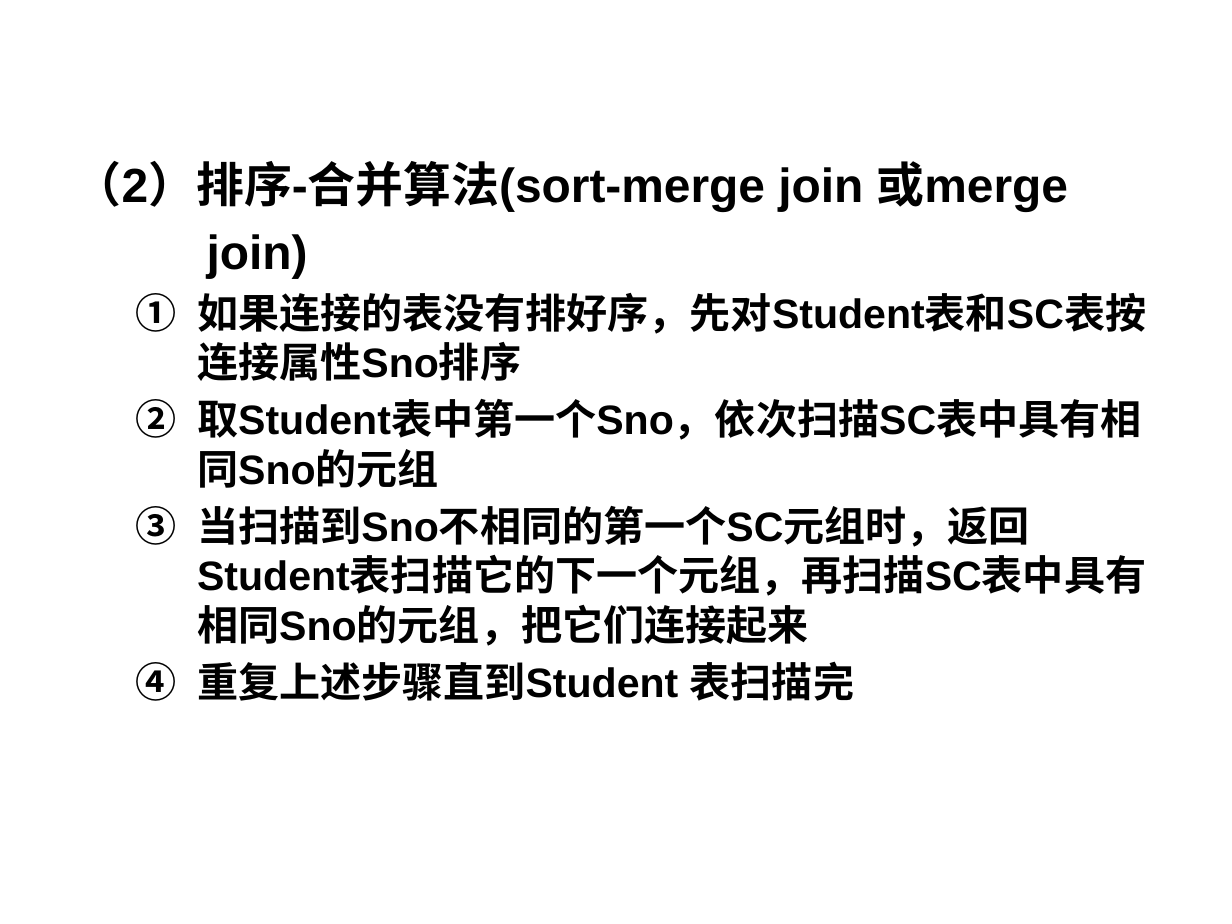
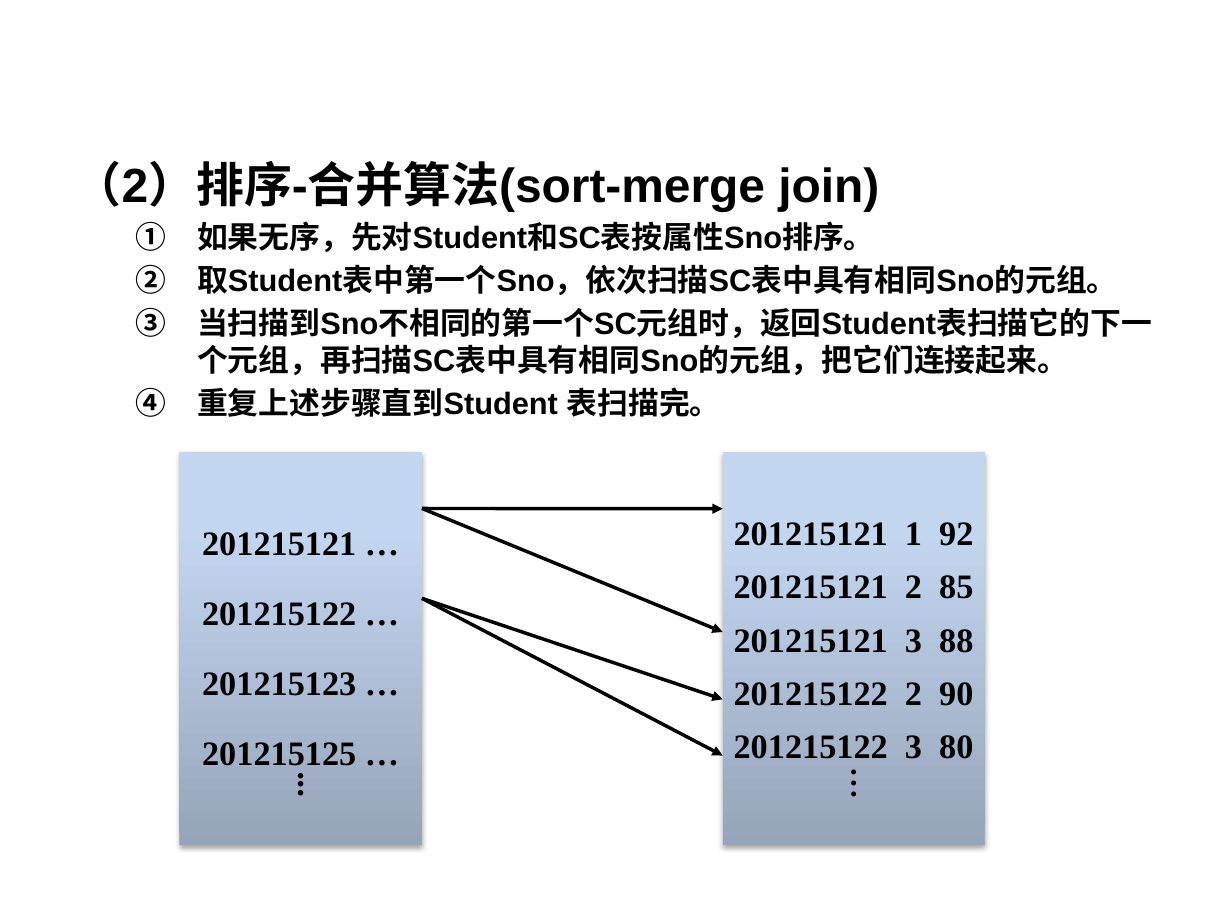
Before and after one commit to HBU/DataBase, a slide deck: slide 15 of PPT/PPT2020/DB第09章.pptx. Drawn at 1232x924 pixels with LibreOffice and Linux fonts; fonts in the diff are those of the drawing; background and template pictures are left out. Boxes give left, top, right and bottom in pixels: in the first picture for what was removed or moved away, otherwise in the second. Text is boxed around its words. In the diff, an @@ line names an element or a change of style, - is before the commit and + after.

```diff
--- a/PPT/PPT2020/DB第09章.pptx
+++ b/PPT/PPT2020/DB第09章.pptx
@@ text at box(74, 161, 1152, 417): text changed; size 24 to 18 pt @@
-（2）排序-合并算法(sort-merge join 或merge
-join)
-  1. 如果连接的表没有排好序，先对Student表和SC表按连接属性Sno排序
-  2. 取Student表中第一个Sno，依次扫描SC表中具有相同Sno的元组
-  3. 当扫描到Sno不相同的第一个SC元组时，返回Student表扫描它的下一个元组，再扫描SC表中具有相同Sno的元组，把它们连接起来
-  4. 重复上述步骤直到Student 表扫描完
+（2）排序-合并算法(sort-merge join)
+  1. 如果无序，先对Student和SC表按属性Sno排序。
+  2. 取Student表中第一个Sno，依次扫描SC表中具有相同Sno的元组。
+  3. 当扫描到Sno不相同的第一个SC元组时，返回Student表扫描它的下一个元组，再扫描SC表中具有相同Sno的元组，把它们连接起来。
+  4. 重复上述步骤直到Student 表扫描完。
@@ group added at box(180, 452, 986, 845): 4 arrows, 2 rectangles @@
+201215121 …
+201215122 …
+201215123 …
+201215125 …
+.
+.
+.
+201215121 1 92
+201215121 2 85
+201215121 3 88
+201215122 2 90
+201215122 3 80
+.
+.
+.
```
Also in this commit, not shown: 26 other slides changed, 2 other files.
